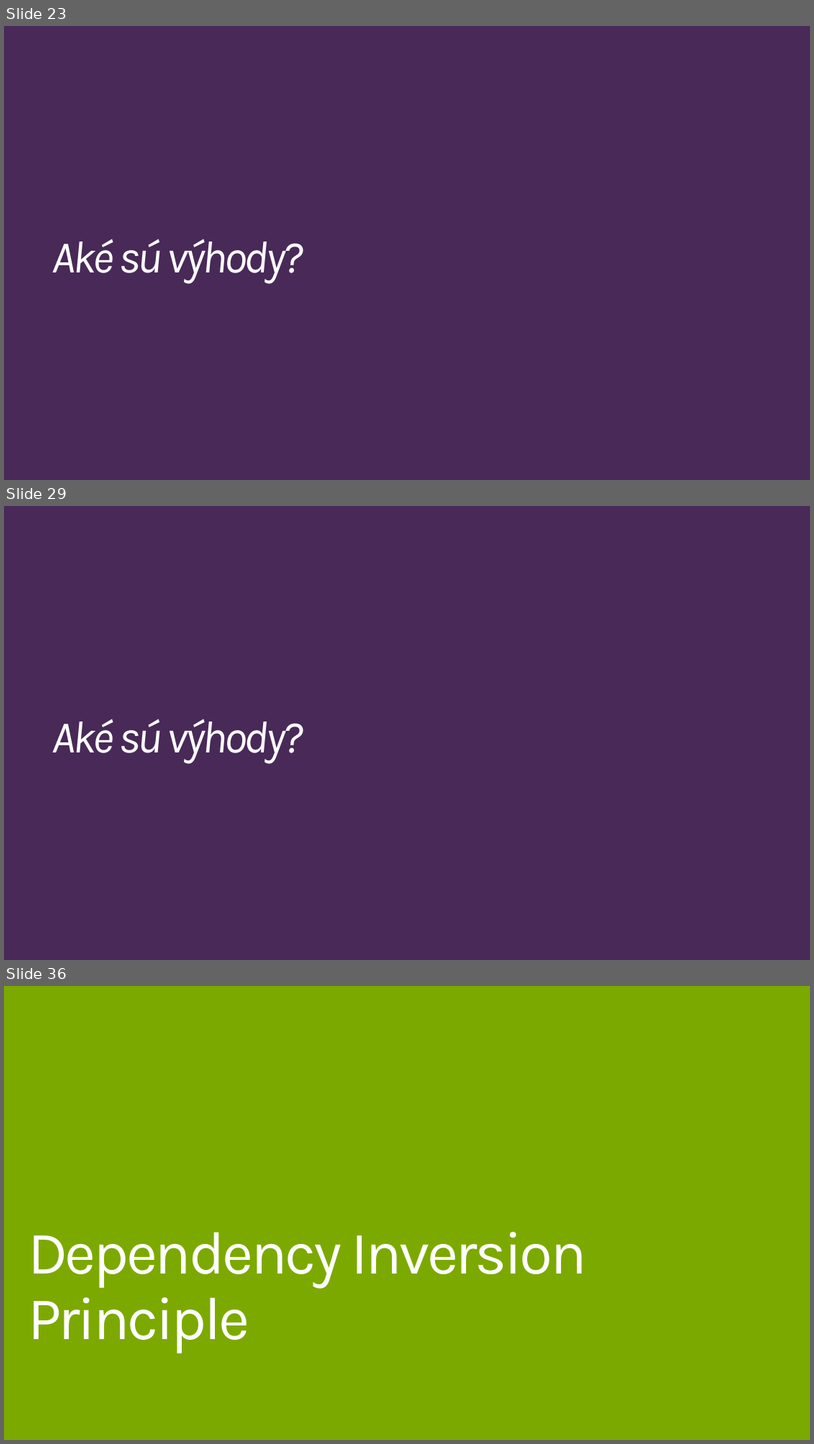
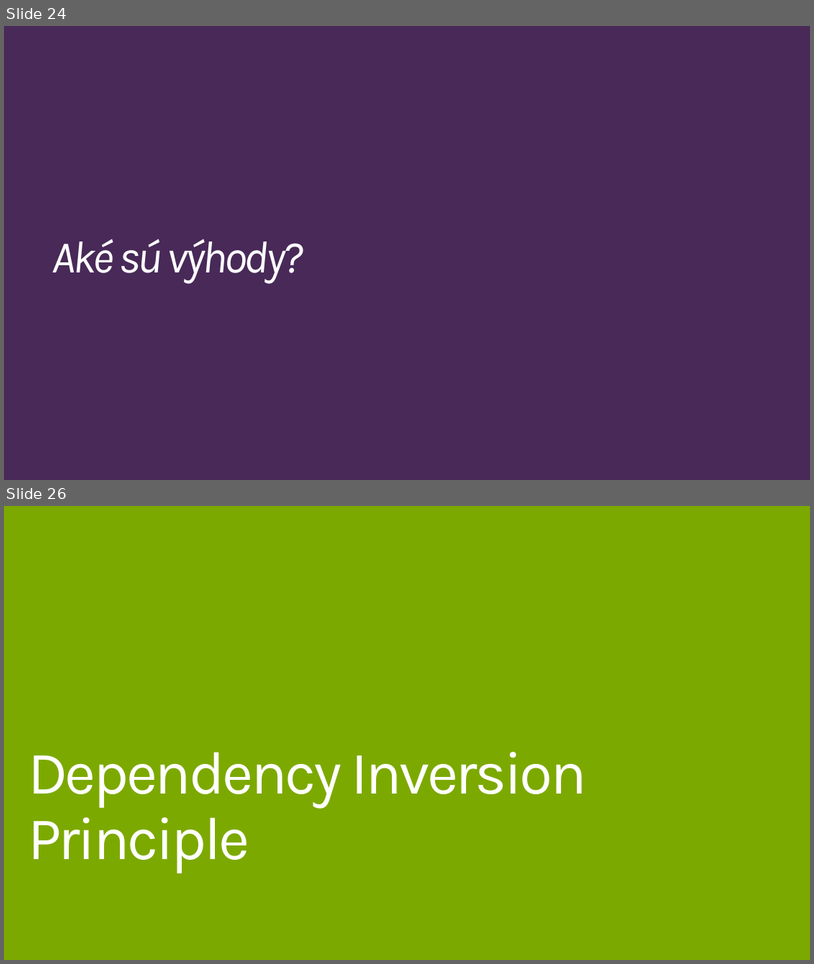
Before and after one commit to Burgyn/SOLID-Principles, a slide deck: SOLIDPrinciples4Kros.pptx. Shown one above the other, each under a label of ours: slides 23, 29 and 36 before the commit, slides 24 and 26 after it; the slides between them are not shown. The pictures are 814x1444 and 814x964 pixels, drawn with LibreOffice and Linux fonts; fonts in the diff are those of the drawing. Boxes give left, top, right and bottom in pixels: in the first picture for what was removed or moved away, otherwise in the second. Text is boxed around its words. In the diff, an @@ line names an element or a change of style, - is before the commit and + after.

```diff
--- a/SOLIDPrinciples4Kros.pptx
+++ b/SOLIDPrinciples4Kros.pptx
@@ slide 29 removed at [4,506,810,960], background #482958 @@
@@ title removed at [52,718,304,763] @@
-Aké sú výhody?
@@ what was slide 23 is now slide 24 @@
@@ what was slide 36 is now slide 26 @@
```
Also in this commit, not shown: 3 slides changed, 4 slides added, 13 other slides removed, 1 other file.
